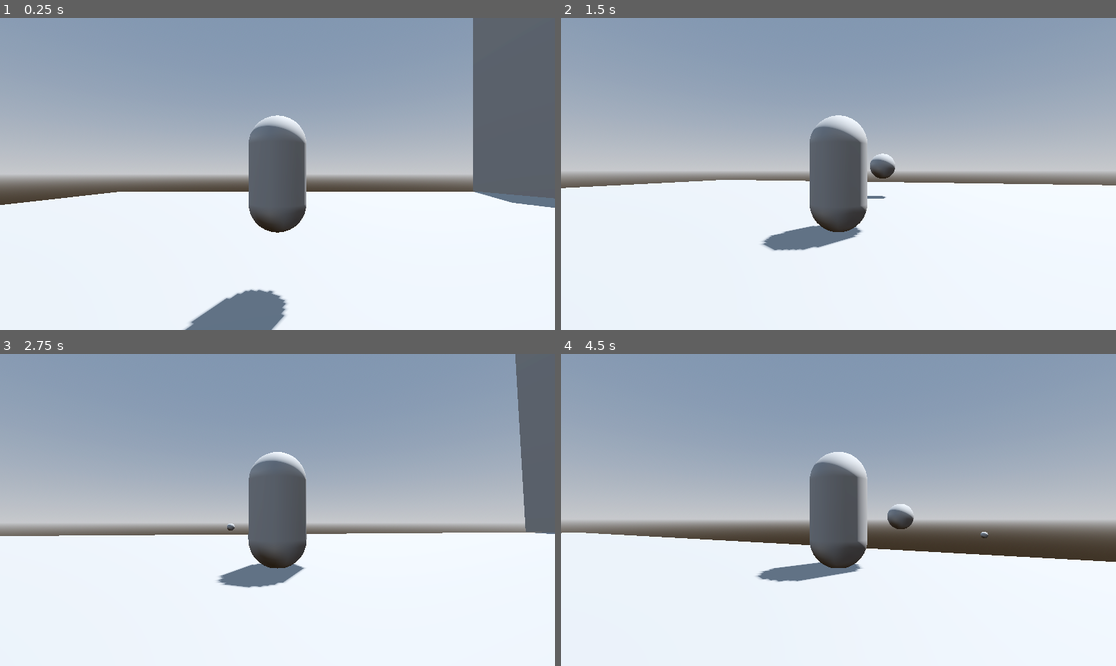
Above: before the commit, frames 1-4 (two rows, left to right).
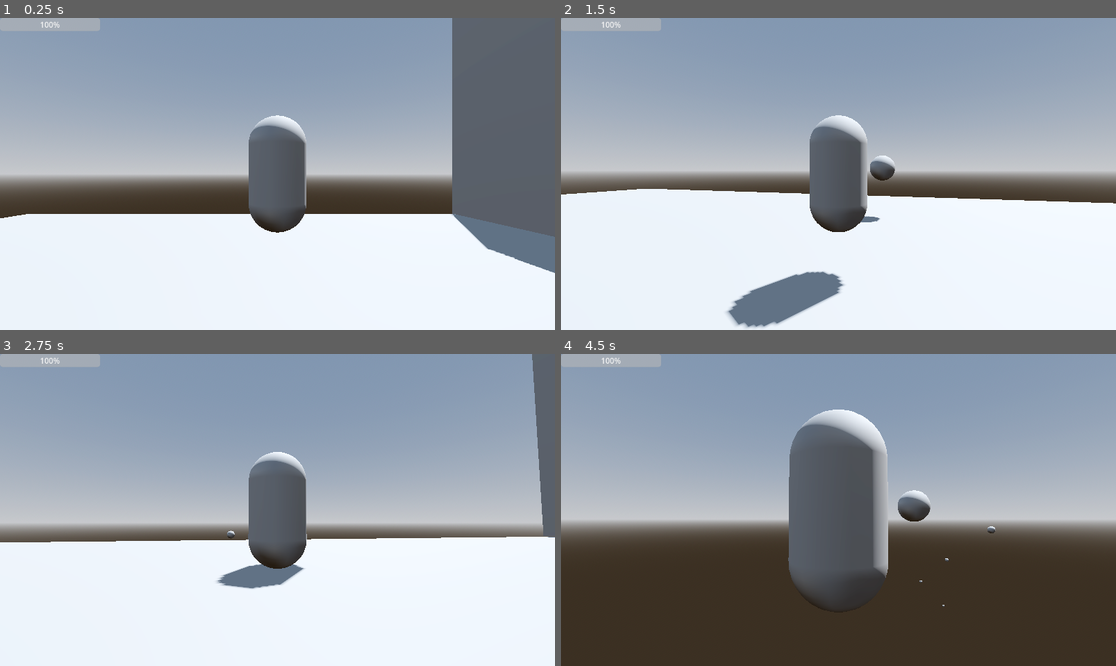
Above: after the commit, the same moments.

Repository: devMatkinson/3d-Godot-game
Game: Godot game, scene res://world.tscn
Two runs of this game, one before a commit and one after it. Both use one fixed random seed, a clock stepped at 60 frames per second and the inputs below.
Inputs (mouse positions are in pixels of both pictures, inside the frame that each line leads up to):
- Up to frame 1 (0.25 s): no input
- Up to frame 2 (1.5 s): tap Enter (ui_accept) at 0.5, 0.77 s; move the mouse to (866, 174) at 0.52 s; hold W (ui_up) from 0.53 s (still down); click (866, 174) at 0.6 s; move the mouse to (810, 174) at 1.27 s; click (810, 174) at 1.35 s
- Up to frame 3 (2.75 s): keep holding W (ui_up); tap Enter (ui_accept) at 1.52 s; move the mouse to (288, 503) at 2.02 s; click (288, 503) at 2.1 s
- Up to frame 4 (4.5 s): keep holding W (ui_up); move the mouse to (832, 516) at 2.77 s; click (832, 516) at 2.85 s; tap Enter (ui_accept) at 3.02, 3.77 s; move the mouse to (877, 513) at 3.52 s; click (877, 513) at 3.6 s; move the mouse to (794, 506) at 4.27 s; click (794, 506) at 4.35 s

The runs differ from the first frame. In frame 1, 12% of the frame differs, in the area x 0-100%, y 0-100%; in frame 2, 7.6%; in frame 3, 4.2%; in frame 4, 44%.

Commit message:
More work on the Enemy and Platform

Diff:
--- a/RigidBody3D.gd
+++ b/RigidBody3D.gd
@@ -13,3 +13,8 @@
 func _process(delta):
 	#position = global_transform.basis.z * speed * delta
 	pass
+
+
+func _on_timer_timeout():
+	queue_free()
+	pass # Replace with function body.
--- a/ball.tscn
+++ b/ball.tscn
@@ -7,7 +7,7 @@
 [sub_resource type="SphereShape3D" id="SphereShape3D_t1rim"]
 
 [sub_resource type="SphereShape3D" id="SphereShape3D_sr2vc"]
-radius = 1.0
+radius = 0.789894
 
 [node name="Bullet" type="RigidBody3D"]
 script = ExtResource("1_uy3bm")
@@ -22,3 +22,9 @@
 
 [node name="CollisionShape3D" type="CollisionShape3D" parent="Area3D"]
 shape = SubResource("SphereShape3D_sr2vc")
+
+[node name="Timer" type="Timer" parent="."]
+wait_time = 10.0
+autostart = true
+
+[connection signal="timeout" from="Timer" to="." method="_on_timer_timeout"]
--- a/enemy.gd
+++ b/enemy.gd
@@ -3,24 +3,15 @@
 const SPEED = 100.0
 var player_detected = false
 var player = null
-var health = 1
+var health = 10
 
 
 # Called when the node enters the scene tree for the first time.
-func _physics_process(delta):
+func _process(delta):
 	if player_detected:
 		var move_direction = (player.global_position - global_position).normalized()
 		apply_central_force(move_direction * SPEED)
 	pass # Replace with function body.
-
-
-# Called every frame. 'delta' is the elapsed time since the previous frame.
-func _process(delta):
-	pass
-
-
-
-
 
 func _on_hitbox_area_entered(body):
 	if body.is_in_group("Bullet"):
@@ -31,7 +22,9 @@
 
 
 func _on_player_detect_area_entered(area):
-	if area.is_in_group("Player"):
+	print(area.get_groups())
+	if area.is_in_group("player"):
+		print("player entered")
 		player = area
 		player_detected = true
 	pass # Replace with function body.
--- a/enemy.tscn
+++ b/enemy.tscn
@@ -1,8 +1,12 @@
-[gd_scene load_steps=6 format=3 uid="uid://ddi5xtu2btwed"]
+[gd_scene load_steps=10 format=3 uid="uid://ddi5xtu2btwed"]
 
 [ext_resource type="Script" path="res://enemy.gd" id="1_ufy4t"]
 
+[sub_resource type="StandardMaterial3D" id="StandardMaterial3D_lcm5g"]
+albedo_color = Color(1, 0.14902, 0.0980392, 1)
+
 [sub_resource type="CapsuleMesh" id="CapsuleMesh_hky6u"]
+material = SubResource("StandardMaterial3D_lcm5g")
 
 [sub_resource type="CapsuleShape3D" id="CapsuleShape3D_23bvw"]
 
@@ -11,6 +15,17 @@
 height = 2.36805
 
 [sub_resource type="CapsuleShape3D" id="CapsuleShape3D_6td3n"]
+radius = 2.11271
+height = 4.35266
+
+[sub_resource type="StandardMaterial3D" id="StandardMaterial3D_thktq"]
+albedo_color = Color(1, 0, 0.0784314, 1)
+roughness = 0.22
+
+[sub_resource type="SphereMesh" id="SphereMesh_5cepx"]
+material = SubResource("StandardMaterial3D_thktq")
+
+[sub_resource type="SphereShape3D" id="SphereShape3D_0qwej"]
 
 [node name="Enemy" type="RigidBody3D" groups=["Enemy"]]
 script = ExtResource("1_ufy4t")
@@ -27,9 +42,21 @@
 shape = SubResource("CapsuleShape3D_pwv1r")
 
 [node name="PlayerDetect" type="Area3D" parent="."]
+collision_layer = 0
 
 [node name="CollisionShape3D" type="CollisionShape3D" parent="PlayerDetect"]
+transform = Transform3D(1, 0, 0, 0, 1, 0, 0, 0, 1, -0.00967669, 0, 0)
 shape = SubResource("CapsuleShape3D_6td3n")
+
+[node name="MeshInstance3D2" type="MeshInstance3D" parent="."]
+transform = Transform3D(1, 0, 0, 0, 1, 0, 0, 0, 1, 0, 1.43797, 0)
+mesh = SubResource("SphereMesh_5cepx")
+
+[node name="CollisionShape3D" type="CollisionShape3D" parent="MeshInstance3D2"]
+shape = SubResource("SphereShape3D_0qwej")
+
+[node name="Skeleton3D" type="Skeleton3D" parent="MeshInstance3D2"]
+transform = Transform3D(1, 0, 0, 0, 1, 0, 0, 0, 1, 0, -1.43797, 0)
 
 [connection signal="area_entered" from="Hitbox" to="." method="_on_hitbox_area_entered"]
 [connection signal="area_entered" from="PlayerDetect" to="." method="_on_player_detect_area_entered"]
--- a/node_3d.tscn
+++ b/node_3d.tscn
@@ -1,21 +1,25 @@
-[gd_scene load_steps=7 format=3 uid="uid://dc82hbvarpijh"]
+[gd_scene load_steps=8 format=3 uid="uid://dc82hbvarpijh"]
 
 [ext_resource type="Script" path="res://SpringArm3D.gd" id="1_ly25c"]
 [ext_resource type="Script" path="res://player.gd" id="1_n01w1"]
 [ext_resource type="Script" path="res://Camera3D.gd" id="3_bpm77"]
 
 [sub_resource type="CapsuleShape3D" id="CapsuleShape3D_q7ec2"]
+radius = 0.545204
+height = 2.02403
 
 [sub_resource type="CapsuleMesh" id="CapsuleMesh_yw86l"]
 
 [sub_resource type="PlaceholderMesh" id="PlaceholderMesh_wnrtx"]
 
-[node name="Player" type="CharacterBody3D" groups=["Player"]]
+[sub_resource type="CapsuleShape3D" id="CapsuleShape3D_jnyqa"]
+
+[node name="Player" type="CharacterBody3D" groups=["player"]]
 transform = Transform3D(1, 0, 0, 0, 1, 0, 0, 0, 1, -0.0248475, -0.00919414, 0.0613169)
 script = ExtResource("1_n01w1")
 
-[node name="CollisionShape3D" type="CollisionShape3D" parent="."]
-transform = Transform3D(1, 0, 0, 0, 1, 0, 0, 0, 0.999999, -0.0272909, 0.0349729, -0.0609416)
+[node name="CollisionShape3D" type="CollisionShape3D" parent="." groups=["Player"]]
+transform = Transform3D(1, 0, 0, 0, 1, 0, 0, 0, 0.999999, -0.0358795, 0.0349729, 0.0151815)
 shape = SubResource("CapsuleShape3D_q7ec2")
 
 [node name="SpringArm3D" type="SpringArm3D" parent="." groups=["Spring"]]
@@ -37,3 +41,22 @@
 
 [node name="MeshInstance3D" type="MeshInstance3D" parent="MeshInstance3D/Marker3D"]
 mesh = SubResource("PlaceholderMesh_wnrtx")
+
+[node name="Area3D" type="Area3D" parent="." groups=["player"]]
+
+[node name="CollisionShape3D" type="CollisionShape3D" parent="Area3D"]
+transform = Transform3D(1, 0, 0, 0, 1, 0, 0, 0, 1, 0, 0, 0.00962907)
+shape = SubResource("CapsuleShape3D_jnyqa")
+
+[node name="Timer" type="Timer" parent="."]
+wait_time = 0.5
+
+[node name="ProgressBar" type="ProgressBar" parent="."]
+offset_right = 208.0
+offset_bottom = 27.0
+value = 100.0
+
+[connection signal="area_entered" from="Area3D" to="." method="_on_area_3d_area_entered"]
+[connection signal="area_exited" from="Area3D" to="." method="_on_area_3d_area_exited"]
+[connection signal="body_entered" from="Area3D" to="." method="_on_area_3d_body_entered"]
+[connection signal="timeout" from="Timer" to="." method="_on_timer_timeout"]
--- a/player.gd
+++ b/player.gd
@@ -4,7 +4,7 @@
 
 const SPEED = 5.0
 const JUMP_VELOCITY = 4.5
-
+var player_health = 10.0
 var angular_acceleration:= 7
 
 var object_class = preload("res://ball.tscn")
@@ -39,3 +39,25 @@
 		velocity.z = move_toward(velocity.z, 0, SPEED)
 
 	move_and_slide()
+
+
+func _on_area_3d_area_entered(area):
+	$Timer.start()
+	$Timer.paused = false
+	pass # Replace with function body.
+
+
+func _on_timer_timeout():
+	player_health-=1
+	$ProgressBar.value = player_health * 10
+	pass # Replace with function body.
+
+
+func _on_area_3d_body_entered(body):
+	#$Timer.start()
+	pass # Replace with function body.
+
+
+func _on_area_3d_area_exited(area):
+	$Timer.paused = true
+	pass # Replace with function body.
--- a/world.tscn
+++ b/world.tscn
@@ -36,6 +36,11 @@
 [sub_resource type="ConcavePolygonShape3D" id="ConcavePolygonShape3D_1i6do"]
 data = PackedVector3Array(-0.5, 10, 20, 0.5, 10, 20, -0.5, -10, 20, 0.5, 10, 20, 0.5, -10, 20, -0.5, -10, 20, 0.5, 10,  …(428 unchanged characters)…
 
+[sub_resource type="BoxMesh" id="BoxMesh_qe5js"]
+
+[sub_resource type="BoxShape3D" id="BoxShape3D_udfnu"]
+size = Vector3(1.01178, 1.00372, 0.978151)
+
 [node name="World" type="Node3D"]
 
 [node name="WorldEnvironment" type="WorldEnvironment" parent="."]
@@ -44,9 +49,6 @@
 [node name="DirectionalLight3D" type="DirectionalLight3D" parent="."]
 transform = Transform3D(-0.866025, -0.433013, 0.25, 0, 0.5, 0.866025, -0.5, 0.75, -0.433013, 0, 0, 0)
 shadow_enabled = true
-
-[node name="Node3D" parent="." instance=ExtResource("1_v74uh")]
-transform = Transform3D(1, 0, 0, 0, 1, 0, 0, 0, 1, -2.62699, 1.73, 1.43147)
 
 [node name="MeshInstance3D" type="MeshInstance3D" parent="."]
 transform = Transform3D(1, 0, 0, 0, -4.37114e-08, -1, 0, 1, -4.37114e-08, 0, -1.04633, 0)
@@ -78,3 +80,18 @@
 
 [node name="Enemy" parent="." instance=ExtResource("2_1y10k")]
 transform = Transform3D(1, 0, 0, 0, 1, 0, 0, 0, 1, 7.98608, 0.663439, 9.84111)
+
+[node name="MeshInstance3D4" type="MeshInstance3D" parent="."]
+transform = Transform3D(10, 0, 0, 0, 10, 0, 0, 0, 10, 18.4569, -5.03837, 1.82438)
+mesh = SubResource("BoxMesh_qe5js")
+skeleton = NodePath("../MeshInstance3D3/StaticBody3D/CollisionShape3D")
+
+[node name="StaticBody3D" type="StaticBody3D" parent="MeshInstance3D4"]
+transform = Transform3D(1, 0, 0, 0, 1, 0, 0, 0, 1, -0.0816231, -0.11507, 0.0458555)
+
+[node name="CollisionShape3D" type="CollisionShape3D" parent="MeshInstance3D4/StaticBody3D"]
+transform = Transform3D(1, 0, 0, 0, 1, 0, 0, 0, 1, 0.0835266, 0.11478, -0.0534048)
+shape = SubResource("BoxShape3D_udfnu")
+
+[node name="Player" parent="." instance=ExtResource("1_v74uh")]
+transform = Transform3D(1, 0, 0, 0, 1, 0, 0, 0, 1, 2.97626, 3.45606, -2.84039)
Not shown: 1 places in world.tscn that only renumber resources
